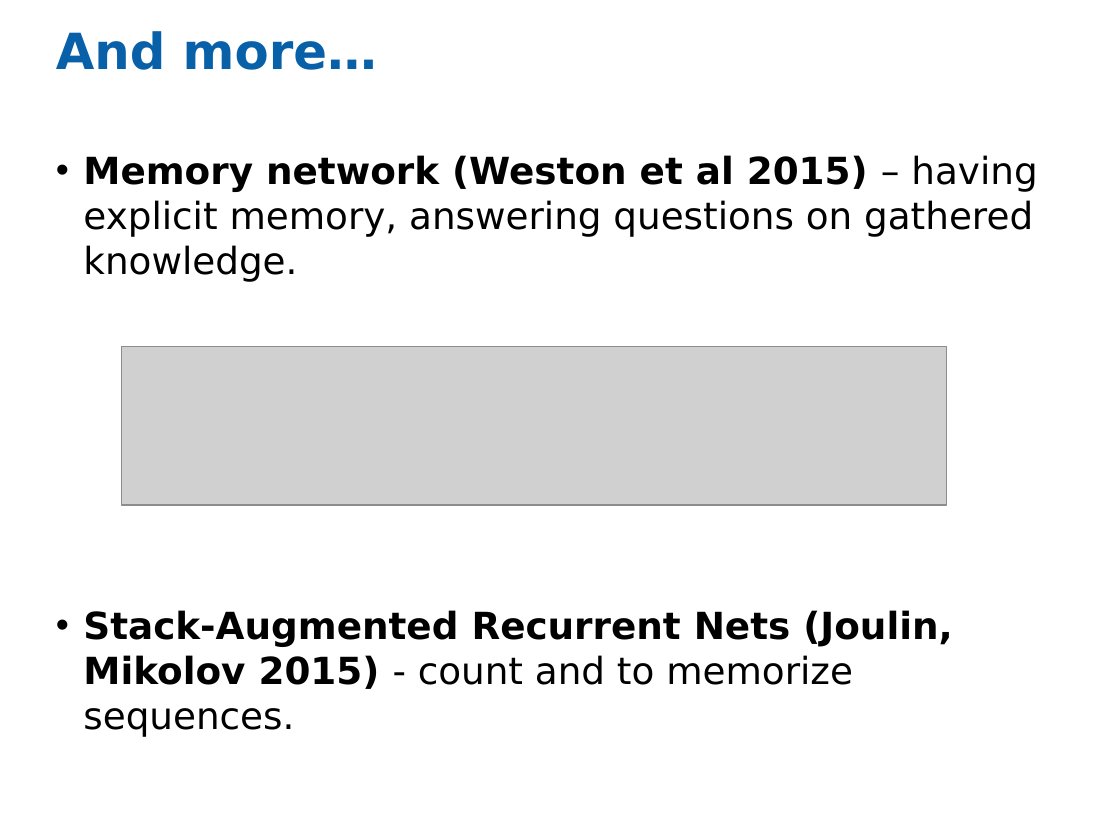
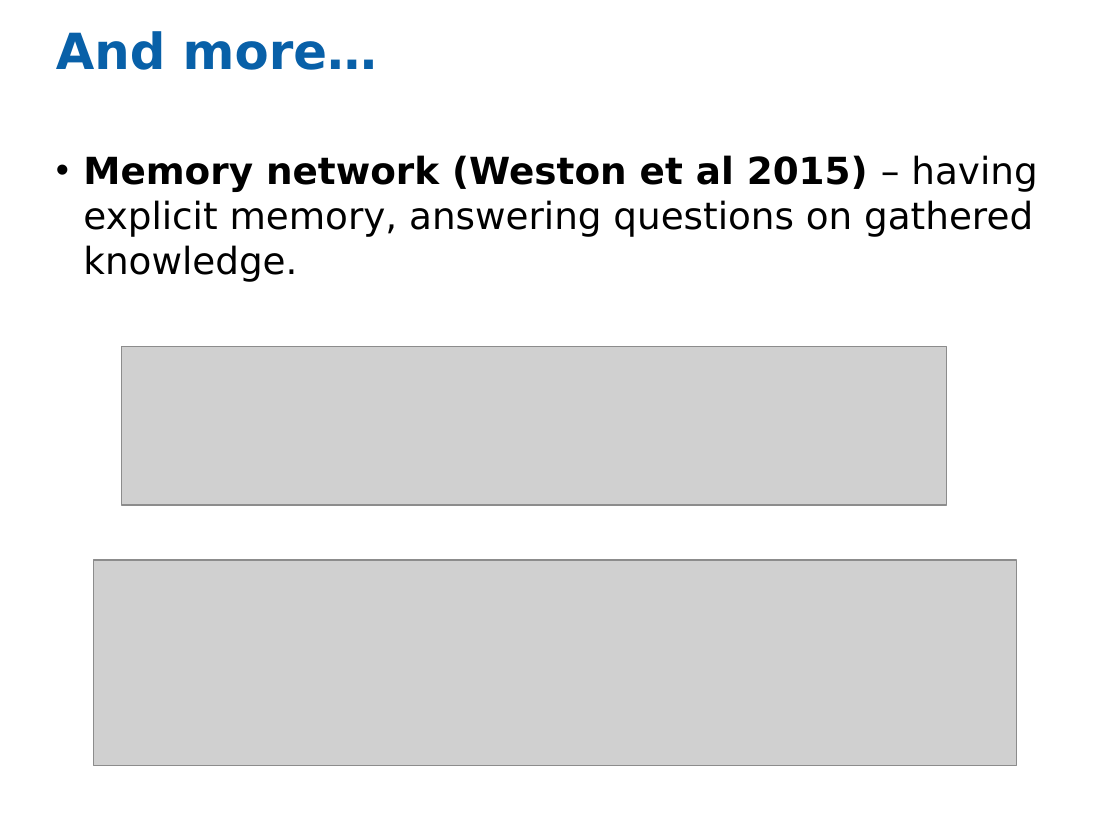
Before and after one commit to eladhoffer/Talks, a slide deck: slide 33 of DL_class2015/Lecture 11 RNN_LSTM.pptx. Drawn at 1120x840 pixels with LibreOffice and Linux fonts; fonts in the diff are those of the drawing; grey boxes stand for pictures. Boxes give left, top, right and bottom in pixels: in the first picture for what was removed or moved away, otherwise in the second. Text is boxed around its words. In the diff, an @@ line names an element or a change of style, - is before the commit and + after.

Commit message:
updated

```diff
--- a/DL_class2015/Lecture 11 RNN_LSTM.pptx
+++ b/DL_class2015/Lecture 11 RNN_LSTM.pptx
@@ picture added at <box>93,560,1017,765</box> @@
@@ text at <box>83,610,952,689</box>: paragraph removed @@
-• Stack-Augmented Recurrent Nets (Joulin, Mikolov 2015) - count and to memorize sequences.
```
Also in this commit, not shown: 1 slide added.
